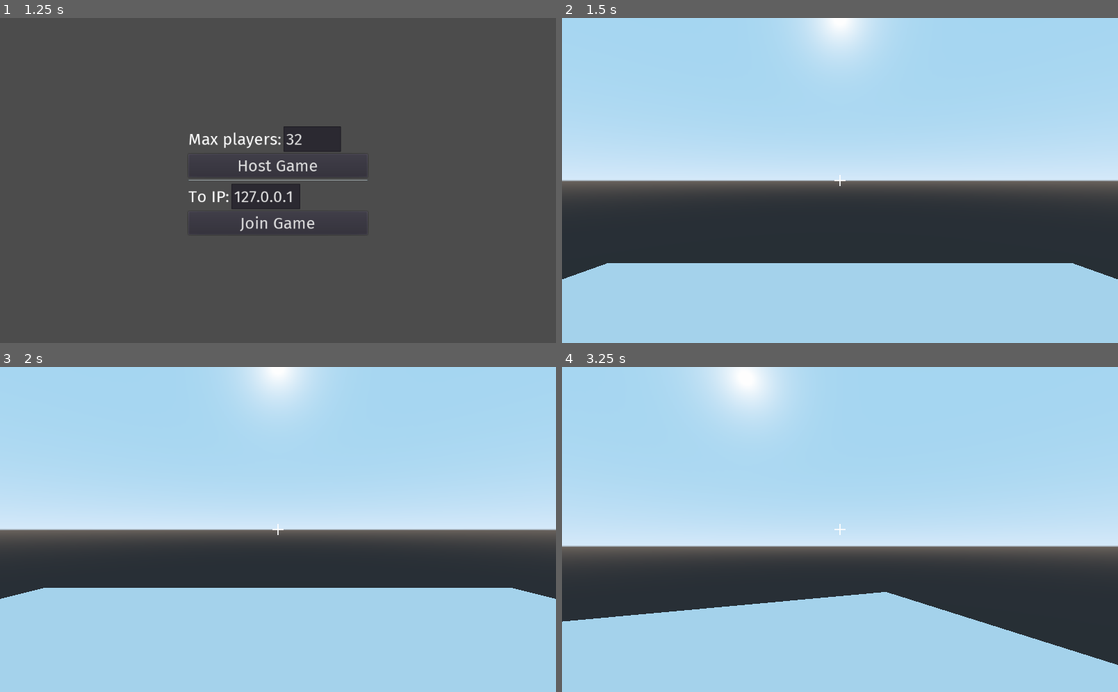
Above: before the commit, frames 1-4 (two rows, left to right).
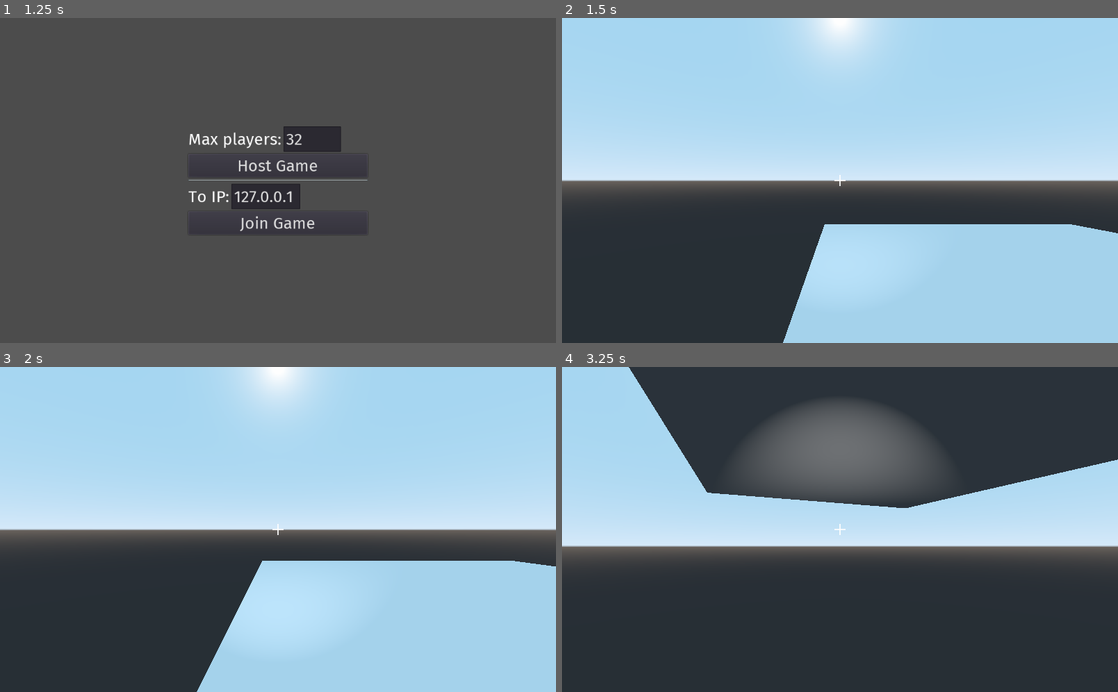
Above: after the commit, the same moments.

Repository: Norrox/Godot-Dead-Simple-Multiplayer-FPS
Game: Godot game, scene res://scenes/Lobby.tscn
Same seed, same stepped clock (60 frames per second), same inputs: the game is played once before the commit and once after it.
Inputs (mouse positions are in pixels of both pictures, inside the frame that each line leads up to):
- Up to frame 1 (1.25 s): tap Enter (ui_accept) at 0.5, 0.77 s; move the mouse to (400, 164) at 0.52 s; hold D (right) from 0.53 s (still down); tap F (Flashlight, bound only after the commit) at 0.6 s
- Up to frame 2 (1.5 s): release D (right) at 1.25 s; click "Host Game" at 1.25 s
- Up to frame 3 (2 s): no input
- Up to frame 4 (3.25 s): move the mouse to (728, 545) at 2.02 s; hold S (backward) 2.03-2.78 s; click (728, 545) at 2.1 s; tap Enter (ui_accept) at 2.27 s; tap F (Flashlight, bound only after the commit) at 2.3, 2.85 s; move the mouse to (851, 523) at 2.77 s; hold W (forward) from 2.78 s (still down)

Frame 1 is identical in both runs. In frame 2, 17% of the frame differs, in the area x 0-100%, y 63-100%; in frame 3, 17%; in frame 4, 55%, in the area x 0-100%, y 0-100%.

Commit message:
Added flashlight

Diff:
--- a/project.godot
+++ b/project.godot
@@ -56,6 +56,11 @@
 "events": [ Object(InputEventMouseButton,"resource_local_to_scene":false,"resource_name":"","device":0,"alt":false,"shi …(212 unchanged characters)…
  ]
 }
+Flashlight={
+"deadzone": 0.5,
+"events": [ Object(InputEventKey,"resource_local_to_scene":false,"resource_name":"","device":0,"alt":false,"shift":false,"control":false,"meta":false,"command":false,"pressed":false,"scancode":70,"unicode":0,"echo":false,"script":null)
+ ]
+}
 
 [rendering]
 
--- a/scenes/Map.tscn
+++ b/scenes/Map.tscn
@@ -11,5 +11,14 @@
 height = 0.002
 depth = 16.0
 
-[node name="Spawner" type="Position3D" parent="."]
-transform = Transform( 1, 0, 0, 0, 1, 0, 0, 0, 1, 0, 1, 0 )
+[node name="Spawner1" type="Position3D" parent="."]
+transform = Transform( 1, 0, 0, 0, 1, 0, 0, 0, 1, -7, 1, 7 )
+
+[node name="Spawner2" type="Position3D" parent="."]
+transform = Transform( 1, 0, 0, 0, 1, 0, 0, 0, 1, 7, 1, 7 )
+
+[node name="Spawner3" type="Position3D" parent="."]
+transform = Transform( 1, 0, 0, 0, 1, 0, 0, 0, 1, 7, 1, -7 )
+
+[node name="Spawner4" type="Position3D" parent="."]
+transform = Transform( 1, 0, 0, 0, 1, 0, 0, 0, 1, -7, 1, -7 )
--- a/scenes/Player.tscn
+++ b/scenes/Player.tscn
@@ -36,6 +36,10 @@
 mesh = SubResource( 3 )
 material/0 = null
 
+[node name="FlashLight" type="SpotLight" parent="Camera"]
+spot_range = 20.0
+spot_angle = 30.0
+
 [node name="Crosshair" type="TextureRect" parent="."]
 visible = false
 anchor_right = 1.0
--- a/scripts/NETWORK.gd
+++ b/scripts/NETWORK.gd
@@ -33,7 +33,7 @@
 
 	# Wait for the map to load, then search for the Spawner node
 	yield(get_tree().create_timer(0.01), "timeout")
-	spawner_node = get_tree().get_root().find_node("Spawner", true, false)
+	spawner_node = get_tree().get_root().find_node("Spawner1", true, false)
 
 	# If this is not the host, spawn the player locally
 	if not get_tree().is_network_server():
--- a/scripts/Player.gd
+++ b/scripts/Player.gd
@@ -16,7 +16,8 @@
 	$Camera/Weapon.visible = !is_me
 
 	rset_config("transform", MultiplayerAPI.RPC_MODE_REMOTE)
-	$Camera.rset_config("transform", MultiplayerAPI.RPC_MODE_REMOTE)
+	$Camera.rset_config("rotation", MultiplayerAPI.RPC_MODE_REMOTE)
+	$Camera/FlashLight.rset_config("visible", MultiplayerAPI.RPC_MODE_REMOTE)
 
 func _physics_process(delta):
 	var direction_2D = Vector2() # Controls in 2D to normalize the directions
@@ -40,6 +41,10 @@
 	if movement != Vector3.ZERO: # If we are moving/falling the new position is sent to other players
 		rset_unreliable("transform", transform)
 
+	if Input.is_action_just_pressed("Flashlight"):
+		$Camera/FlashLight.visible = !$Camera/FlashLight.visible
+		$Camera/FlashLight.rset_unreliable("visible", $Camera/FlashLight.visible)
+
 	if Input.is_action_just_pressed("shoot"):
 		Input.set_mouse_mode(Input.MOUSE_MODE_CAPTURED)
 	if Input.is_action_just_pressed("ui_cancel"):
@@ -52,4 +57,4 @@
 			$Camera.rotation_degrees.x -= event.relative.y * mouse_sensitivity / 10
 			$Camera.rotation_degrees.x = clamp($Camera.rotation_degrees.x, -90, 90)
 			# If we look around our camera rotation (and head and weapon) is sent to other player
-			$Camera.rset_unreliable("transform", $Camera.transform)
+			$Camera.rset_unreliable("rotation", $Camera.rotation)
